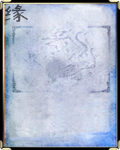
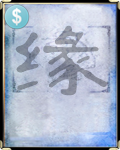
Revision of a layered (120, 150) image; what changed, layer by layer:
added layer "图层 3" above "缘" over bbox(3, 3, 31, 31)
"缘": opacity 60% → 30%, painted on it over bbox(5, 4, 107, 96)
